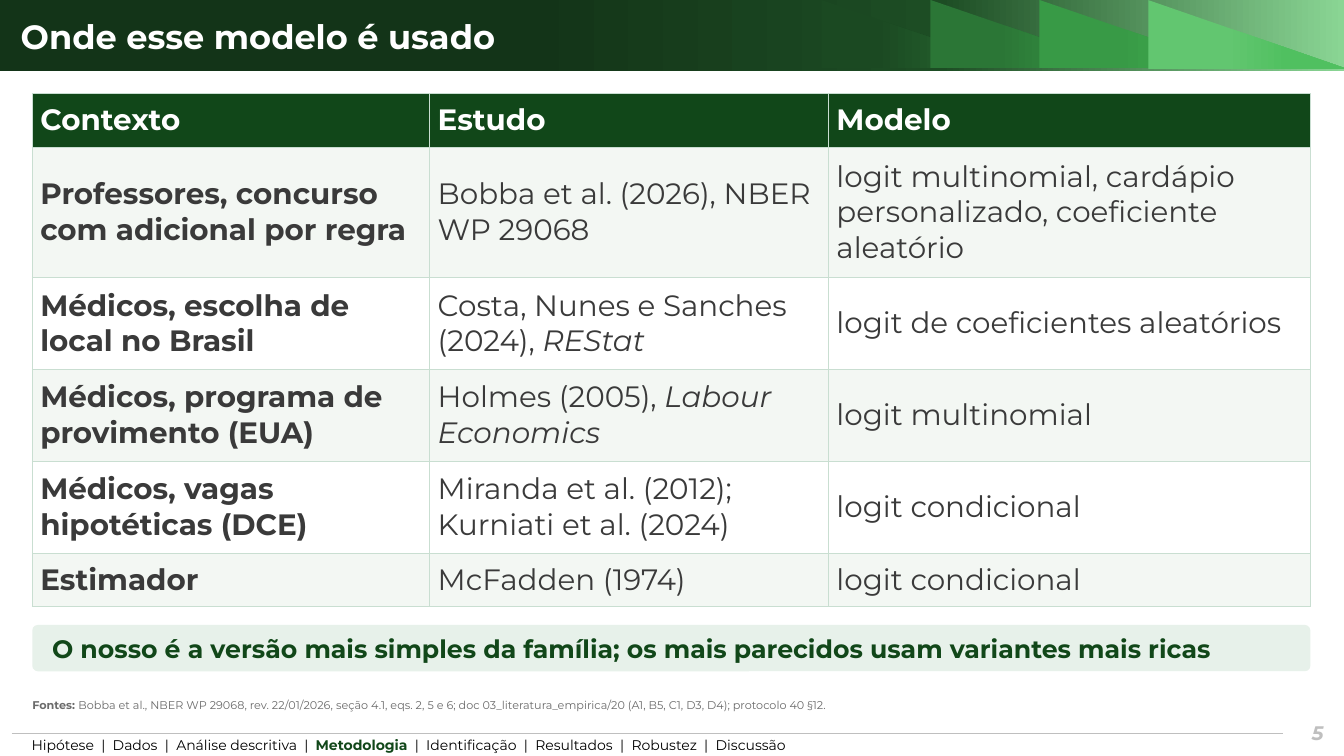
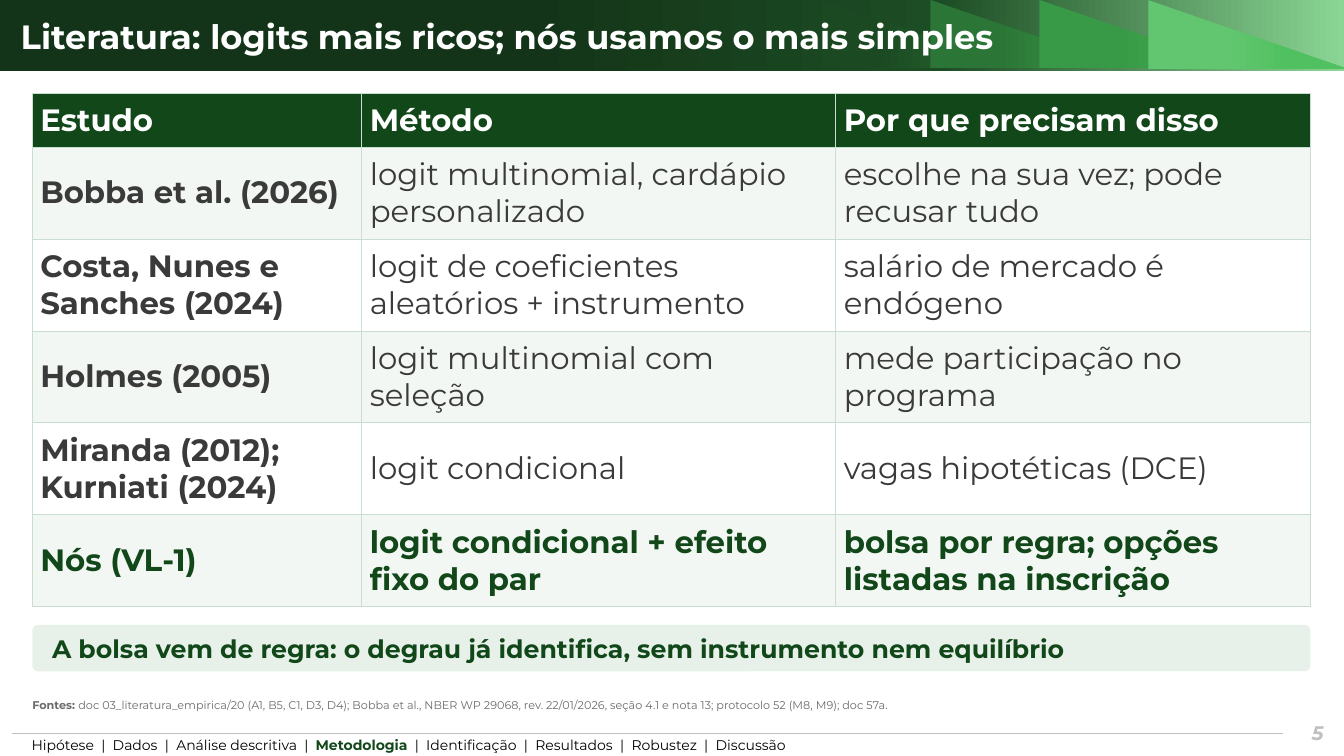
Before and after one commit to ka1victor/impact-eval-health-econ-pmme, a slide deck: slide 5 of output/apresentacao_banca2/slides_explicacoes_logit.pptx. Drawn at 1344x756 pixels with LibreOffice and Linux fonts; fonts in the diff are those of the drawing; background and template pictures are left out. Boxes give left, top, right and bottom in pixels: in the first picture for what was removed or moved away, otherwise in the second. Text is boxed around its words. In the diff, an @@ line names an element or a change of style, - is before the commit and + after.

```diff
--- a/output/apresentacao_banca2/slides_explicacoes_logit.pptx
+++ b/output/apresentacao_banca2/slides_explicacoes_logit.pptx
@@ title at <box>21,16,994,57</box>: text changed @@
-Onde esse modelo é usado
+Literatura: logits mais ricos; nós usamos o mais simples
@@ table at <box>32,94,1311,607</box> @@
-row 1: Contexto | Estudo | Modelo
+row 1: Estudo | Método | Por que precisam disso
-row 2: Professores, concurso com adicional por regra | Bobba et al. (2026), NBER WP 29068 | logit multinomial, cardápio personalizado, coeficiente aleatório
+row 2: Bobba et al. (2026) | logit multinomial, cardápio personalizado | escolhe na sua vez; pode recusar tudo
-row 3: Médicos, escolha de local no Brasil | Costa, Nunes e Sanches (2024), REStat | logit de coeficientes aleatórios
+row 3: Costa, Nunes e Sanches (2024) | logit de coeficientes aleatórios + instrumento | salário de mercado é endógeno
-row 4: Médicos, programa de provimento (EUA) | Holmes (2005), Labour Economics | logit multinomial
+row 4: Holmes (2005) | logit multinomial com seleção | mede participação no programa
-row 5: Médicos, vagas hipotéticas (DCE) | Miranda et al. (2012); Kurniati et al. (2024) | logit condicional
+row 5: Miranda (2012); Kurniati (2024) | logit condicional | vagas hipotéticas (DCE)
-row 6: Estimador | McFadden (1974) | logit condicional
+row 6: Nós (VL-1) | logit condicional + efeito fixo do par | bolsa por regra; opções listadas na inscrição
@@ text in rounded rectangle at <box>52,638,1065,663</box>: text changed @@
-O nosso é a versão mais simples da família; os mais parecidos usam variantes mais ricas
+A bolsa vem de regra: o degrau já identifica, sem instrumento nem equilíbrio
@@ text at <box>32,699,887,712</box>: text changed @@
-Fontes: Bobba et al., NBER WP 29068, rev. 22/01/2026, seção 4.1, eqs. 2, 5 e 6; doc 03_literatura_empirica/20 (A1, B5, C1, D3, D4); protocolo 40 §12.
+Fontes: doc 03_literatura_empirica/20 (A1, B5, C1, D3, D4); Bobba et al., NBER WP 29068, rev. 22/01/2026, seção 4.1 e nota 13; protocolo 52 (M8, M9); doc 57a.
```
Also in this commit, not shown: 3 other files.
